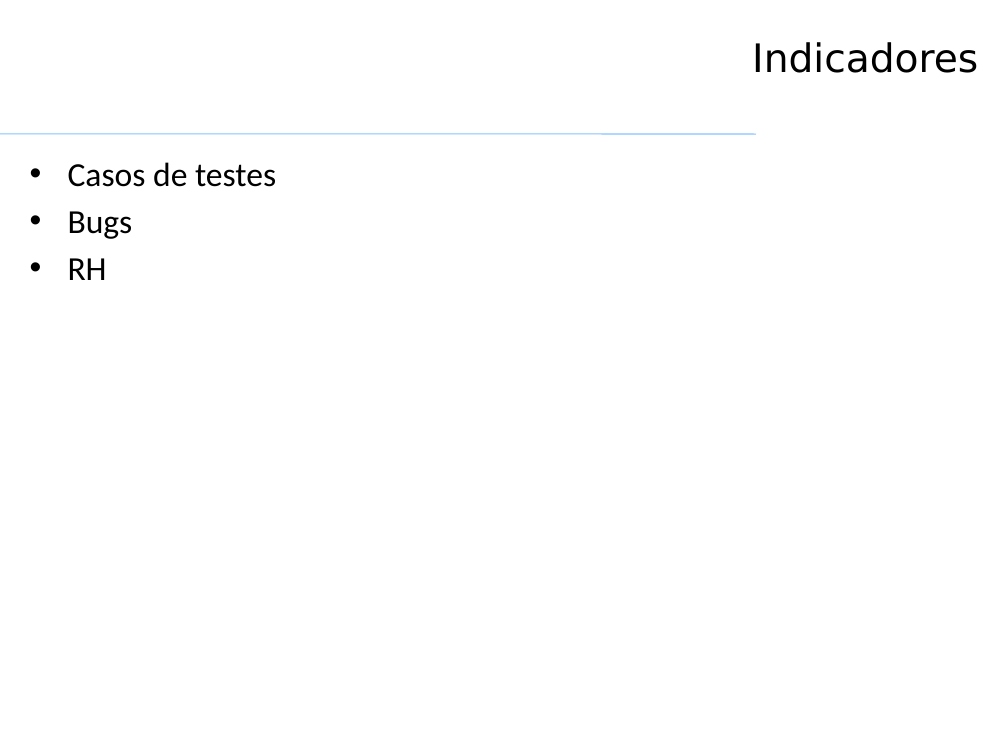
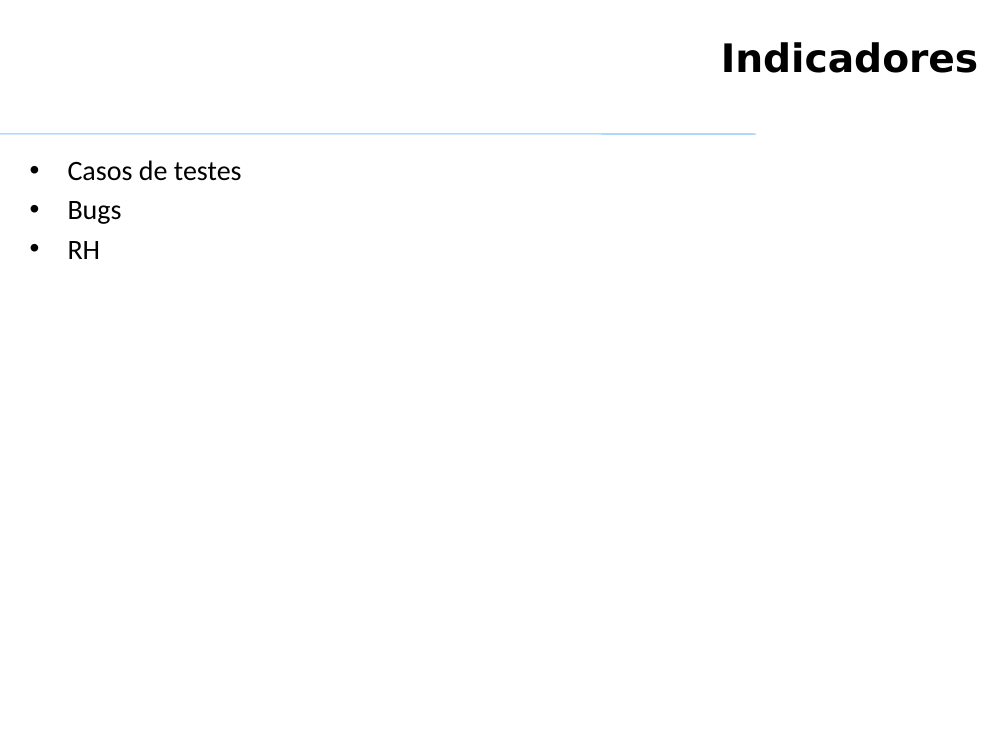
Before and after one commit to VagnerAlcantara/TCC, a slide deck: slide 20 of Qualidade de Produto de SW/Qualidade de produto de SW - TRABALHO.pptx. Drawn at 1008x756 pixels with LibreOffice and Linux fonts; fonts in the diff are those of the drawing; background and template pictures are left out. Boxes give left, top, right and bottom in pixels: in the first picture for what was removed or moved away, otherwise in the second. Text is boxed around its words. In the diff, an @@ line names an element or a change of style, - is before the commit and + after.

```diff
--- a/Qualidade de Produto de SW/Qualidade de produto de SW - TRABALHO.pptx
+++ b/Qualidade de Produto de SW/Qualidade de produto de SW - TRABALHO.pptx
@@ title "Indicadores" at (x1=721, y1=42, x2=979, y2=73): bold on @@
@@ text "Casos de testes" at (x1=68, y1=160, x2=242, y2=259): size 24 to 20 pt @@
```
Also in this commit, not shown: 18 other slides changed.
